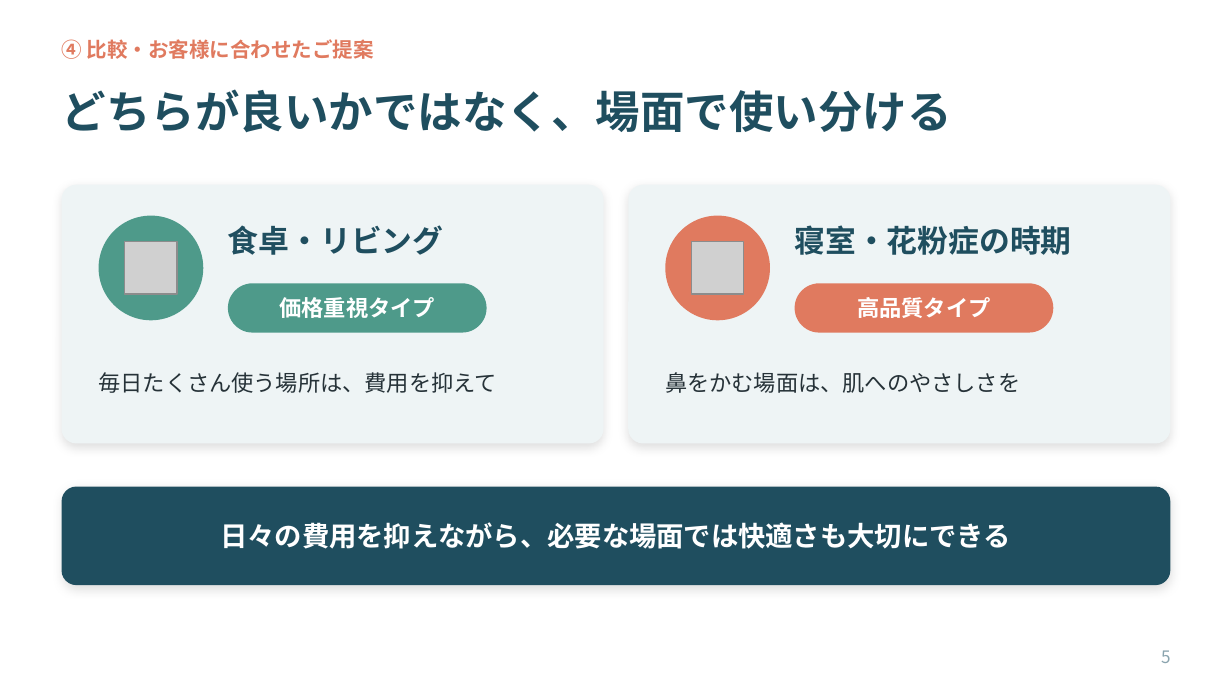
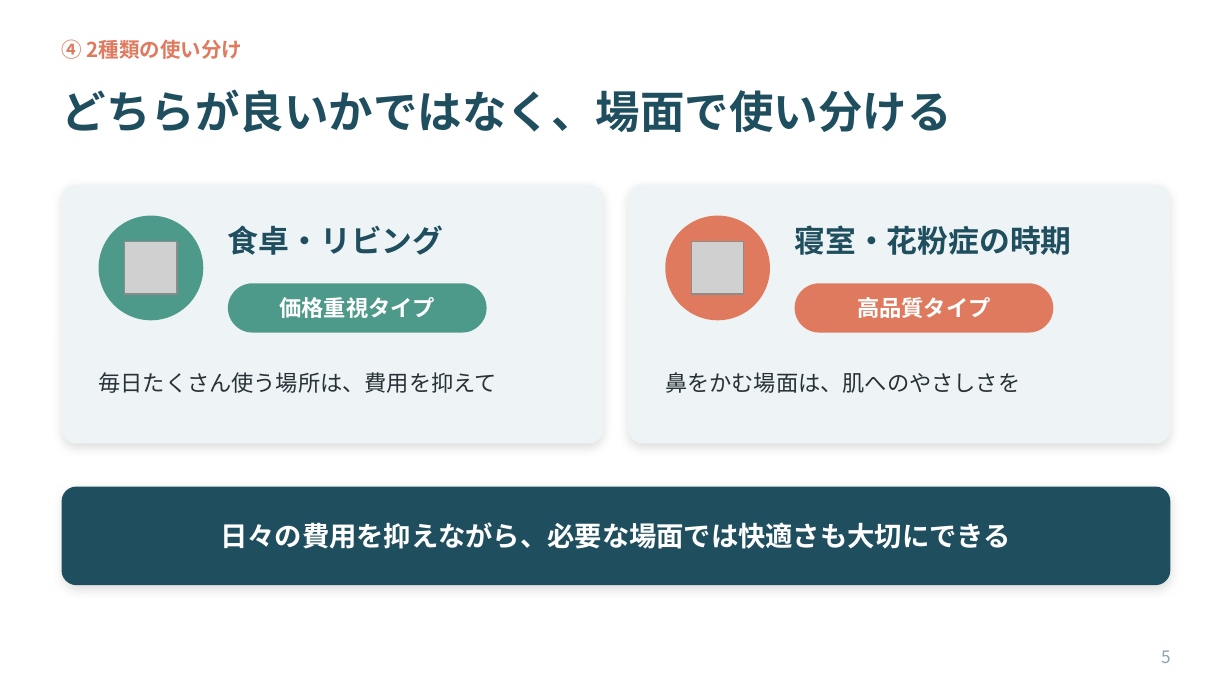
Before and after one commit to ha19870907-a11y/turbo-disco, a slide deck: slide 5 of tissue_sales_roleplay.pptx. Drawn at 1232x693 pixels with LibreOffice and Linux fonts; fonts in the diff are those of the drawing; grey boxes stand for pictures. Boxes give left, top, right and bottom in pixels: in the first picture for what was removed or moved away, otherwise in the second. Text is boxed around its words. In the diff, an @@ line names an element or a change of style, - is before the commit and + after.

```diff
--- a/tissue_sales_roleplay.pptx
+++ b/tissue_sales_roleplay.pptx
@@ text at box(62, 39, 243, 59): text changed @@
-④ 比較・お客様に合わせたご提案
+④ 2種類の使い分け
```
Also in this commit, not shown: 2 other slides changed.
